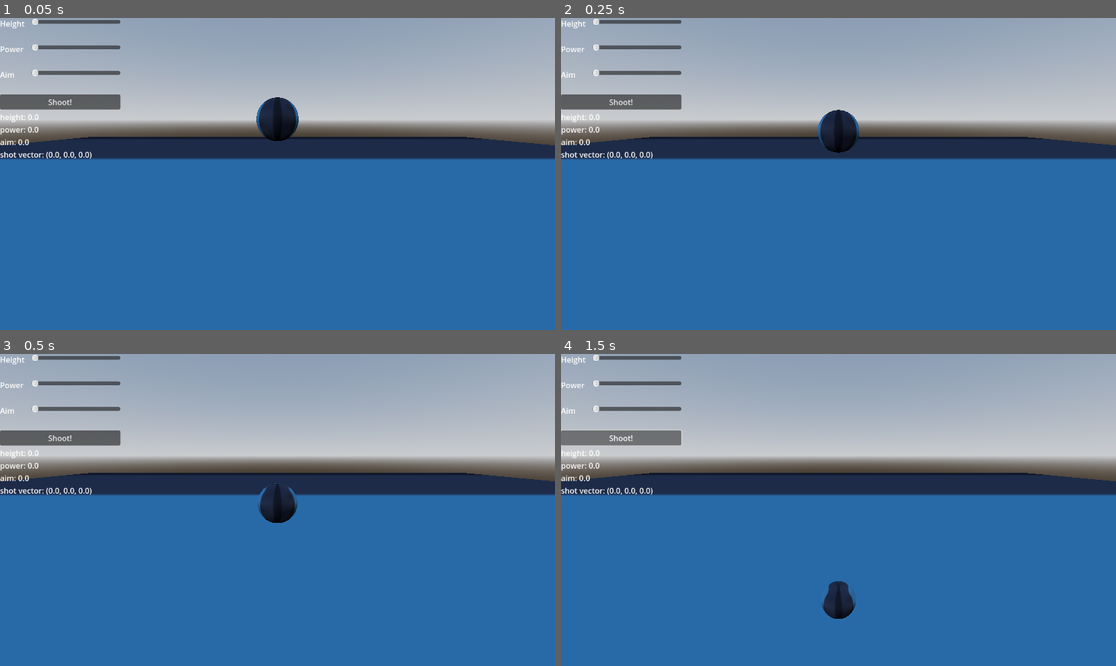
Above: before the commit, frames 1-4 (two rows, left to right).
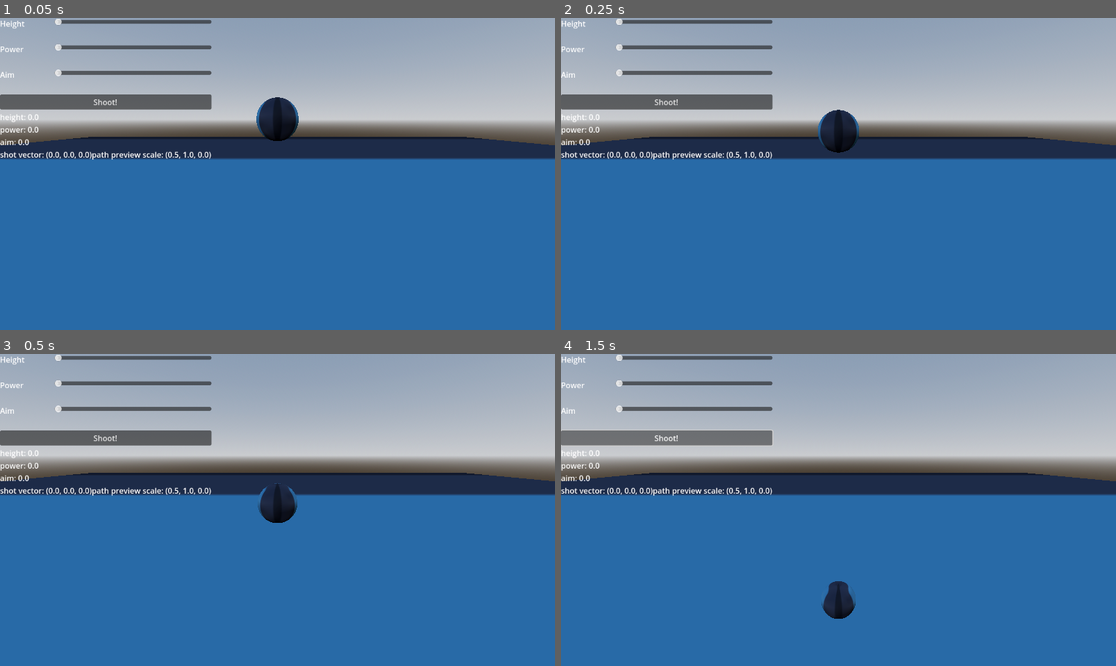
Above: after the commit, the same moments.

Repository: adamgiles1/ld58
Game: Godot game, scene res://Test.tscn
Two runs of this game, one before a commit and one after it. Both use one fixed random seed, a clock stepped at 60 frames per second and the inputs below. The project has no main scene, so this scene is started directly. The engine's default icon, where the game draws it, is replaced by a stand-in: a white triangle on a blue panel in a dark square.
Inputs:
- Up to frame 1 (0.05 s): no input
- Up to frame 2 (0.25 s): no input
- Up to frame 3 (0.5 s): no input
- Up to frame 4 (1.5 s): click "Shoot!" at 0.5 s; click "Shoot!" at 1.25 s

The runs differ from the first frame. In frame 1, 2.0% of the frame differs, in the area x 5-39%, y 0-46%; in frame 2, 2.0%; in frame 3, 2.0%; in frame 4, 2.0%.

Commit message:
vector preview

Diff:
--- a/Ball.tscn
+++ b/Ball.tscn
@@ -9,6 +9,13 @@
 albedo_texture = ExtResource("2_lww6v")
 
 [sub_resource type="SphereMesh" id="SphereMesh_3tj6u"]
+
+[sub_resource type="PlaneMesh" id="PlaneMesh_lww6v"]
+size = Vector2(0.3, 1)
+
+[sub_resource type="StandardMaterial3D" id="StandardMaterial3D_lww6v"]
+cull_mode = 2
+albedo_color = Color(1, 0, 0, 1)
 
 [node name="Ball" type="RigidBody3D"]
 script = ExtResource("1_gk6bx")
@@ -85,3 +92,9 @@
 [node name="DebugInfo" type="Label" parent="UI"]
 unique_name_in_owner = true
 layout_mode = 2
+
+[node name="PathPreview" type="MeshInstance3D" parent="."]
+unique_name_in_owner = true
+transform = Transform3D(1, 0, 0, 0, 1, 0, 0, 0, 1, 0, 0, 0.5)
+mesh = SubResource("PlaneMesh_lww6v")
+surface_material_override/0 = SubResource("StandardMaterial3D_lww6v")
--- a/ball.gd
+++ b/ball.gd
@@ -6,6 +6,8 @@
 
 @onready var shoot_button = %ShootButton
 @onready var debug_info = %DebugInfo
+
+@onready var path_preview = %PathPreview
 
 const height_values = [1, 2, 3]
 
@@ -21,11 +23,21 @@
 	return Vector3(sin(angle_rad), get_height(), cos(angle_rad)) * power
 
 func _process(_delta: float) -> void:
+	var shot = calculate_shot()
+	path_preview.position = shot / 2
+	var shot_length = shot.length()
+	if shot_length > 0:
+		path_preview.global_basis = Basis.looking_at(shot)
+	path_preview.scale.z = shot_length
+	path_preview.scale.x = 0.5 + shot_length * 0.2
+
 	var info_text = "height: %s\n" % height_slider.value
 	info_text += "power: %s\n" % power_slider.value
 	info_text += "aim: %s\n" % aim_slider.value
-	info_text += "shot vector: %s" % calculate_shot()
+	info_text += "shot vector: %s" % shot
+	info_text += "path preview scale: %s" % path_preview.scale
 	debug_info.text = info_text
 
 func _shoot_button_is_pressed() -> void:
 	apply_impulse(calculate_shot())
+	path_preview.visible = false
Not shown: 1 places in Ball.tscn that only renumber resources
